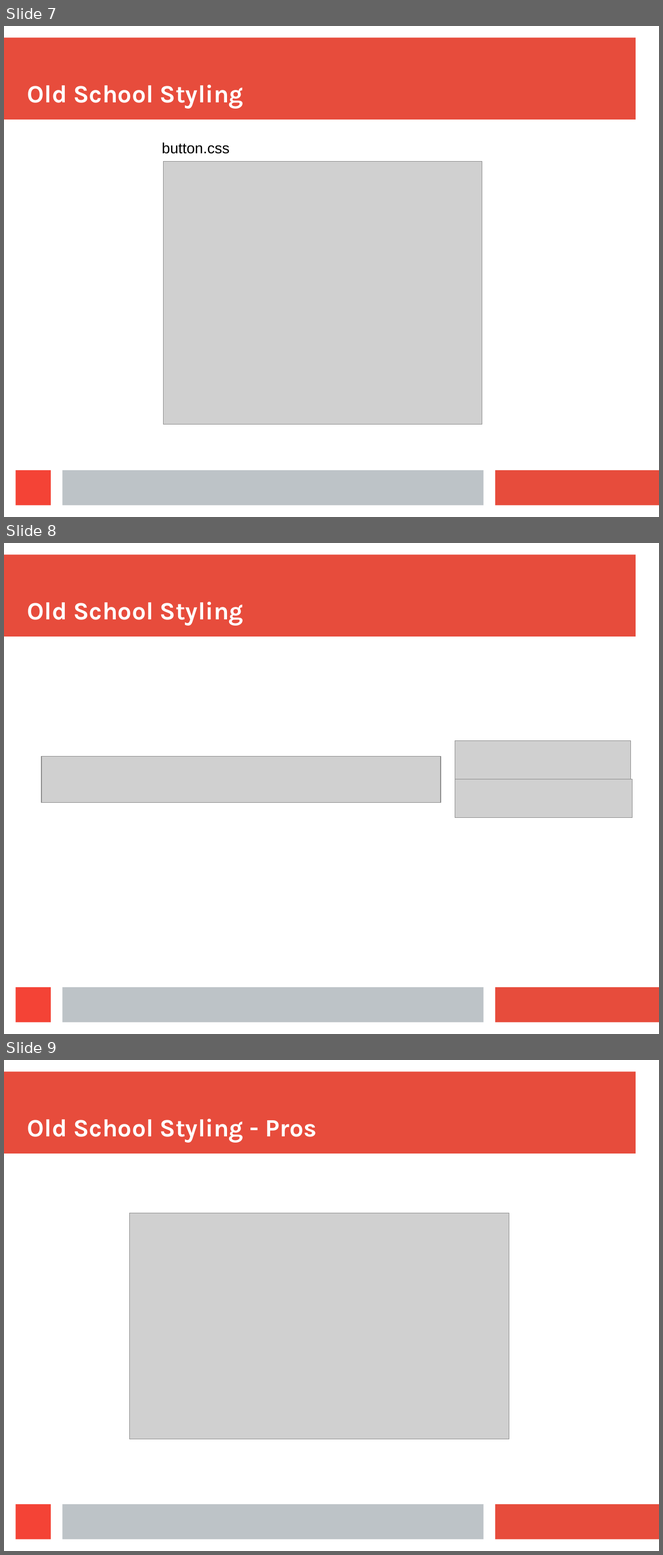
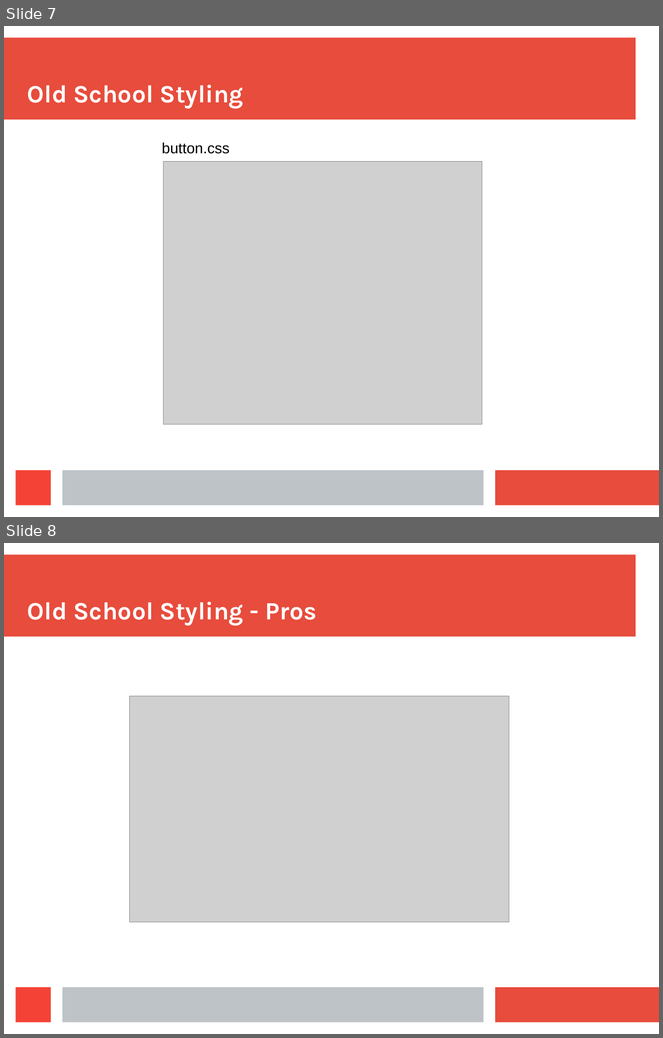
Before and after one commit to aruberto/styling-javascript-components, a slide deck: styling_react_components.odp. Shown one above the other, each under a label of ours: slides 7, 8 and 9 before the commit, slides 7 and 8 after it. The pictures are 663x1555 and 663x1038 pixels, drawn with LibreOffice and Linux fonts; fonts in the diff are those of the drawing; grey boxes stand for pictures. Boxes give left, top, right and bottom in pixels: in the first picture for what was removed or moved away, otherwise in the second. Text is boxed around its words. In the diff, an @@ line names an element or a change of style, - is before the commit and + after.

```diff
--- a/styling_react_components.odp
+++ b/styling_react_components.odp
@@ slide 8 removed at (4, 543, 659, 1034), background #FFFFFF; not listed: 4 template elements that a slide beside it also shows @@
@@ title removed at (27, 602, 244, 626) @@
-Old School Styling
@@ picture removed at (455, 741, 631, 780) @@
@@ picture removed at (41, 756, 441, 803) @@
@@ picture removed at (455, 780, 633, 818) @@
@@ what was slide 9 is now slide 8 @@
```
Also in this commit, not shown: 5 slides changed, 1 slide added.
